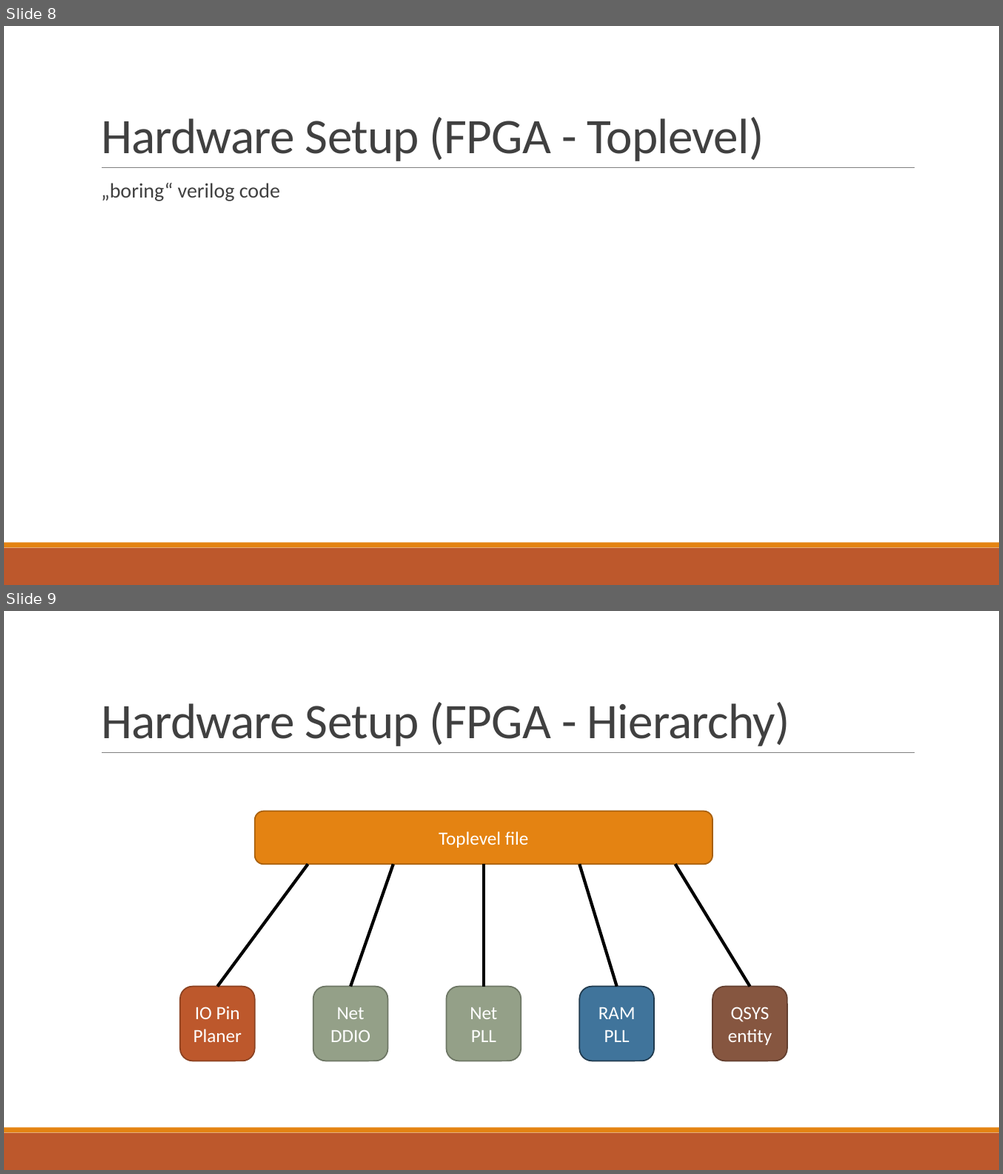
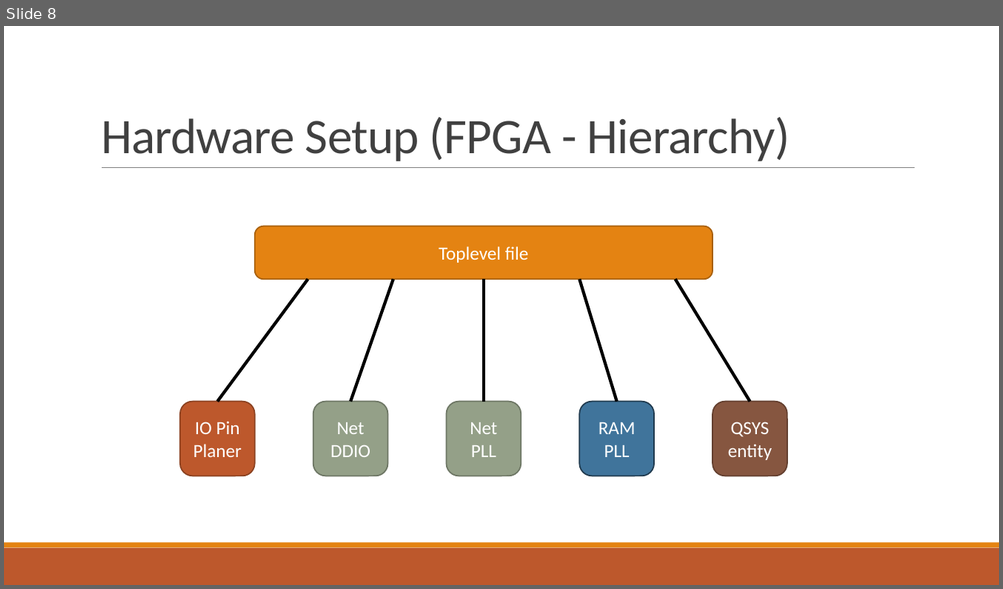
Before and after one commit to fjanssen/Car2X, a slide deck: doc/FinalPresentation.pptx. Shown one above the other, each under a label of ours: slides 8 and 9 before the commit, slide 8 after it. The pictures are 1003x1174 and 1003x589 pixels, drawn with LibreOffice and Linux fonts; fonts in the diff are those of the drawing. Boxes give left, top, right and bottom in pixels: in the first picture for what was removed or moved away, otherwise in the second. Text is boxed around its words. In the diff, an @@ line names an element or a change of style, - is before the commit and + after.

```diff
--- a/doc/FinalPresentation.pptx
+++ b/doc/FinalPresentation.pptx
@@ slide 8 removed at (4,26,999,585), background #FFFFFF; not listed: 3 template elements that a slide beside it also shows @@
@@ title removed at (101,117,763,161) @@
-Hardware Setup (FPGA - Toplevel)
@@ text removed at (101,183,280,201) @@
-  „boring“ verilog code
@@ what was slide 9 is now slide 8 @@
```
Also in this commit, not shown: 6 slides changed, 2 slides added, 1 other slide removed, 1 other file.
